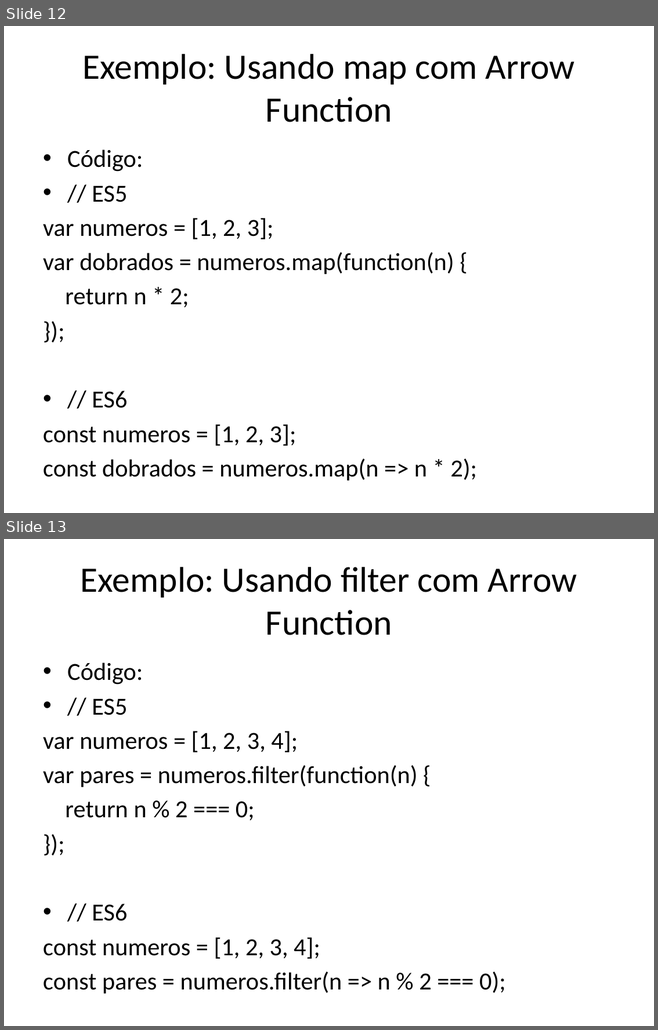
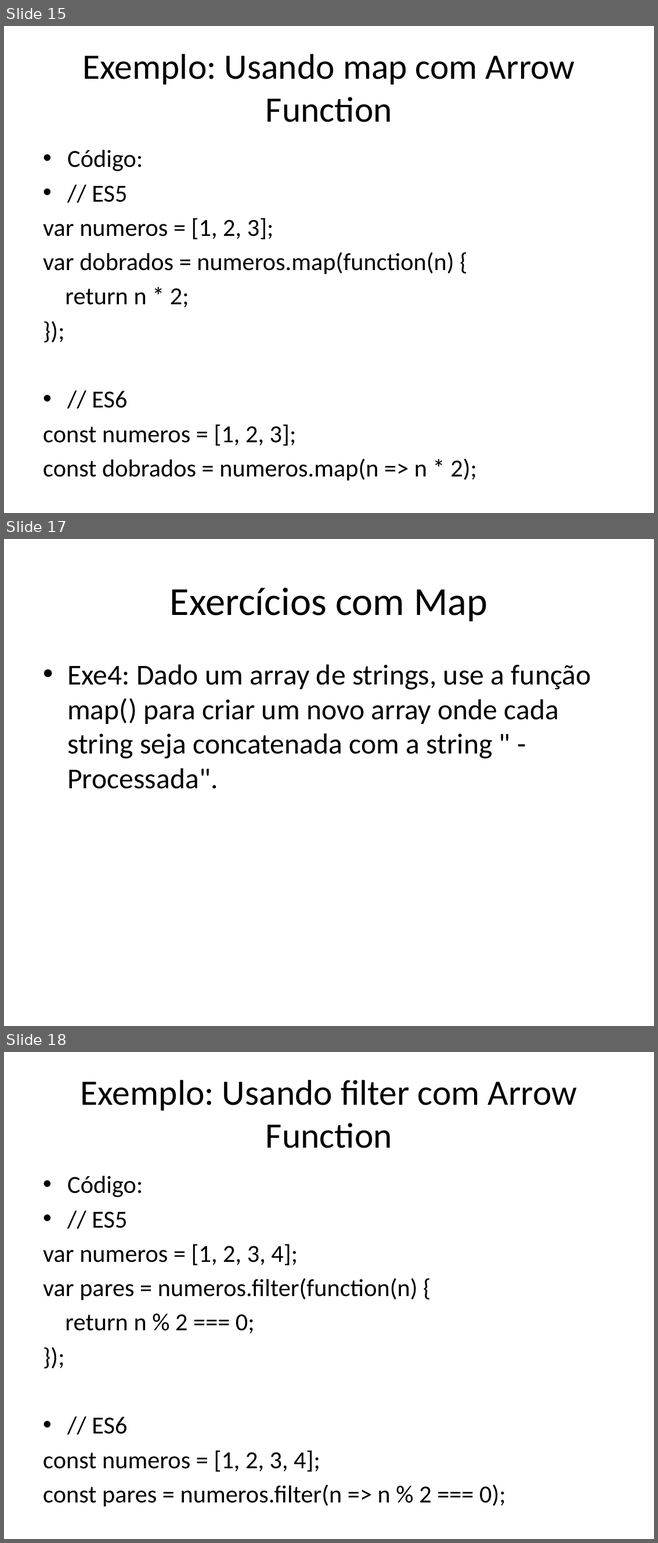
Before and after one commit to dfpires/progcomp2-2024b, a slide deck: ES5e6.pptx. Shown one above the other, each under a label of ours: slides 12 and 13 before the commit, slides 15, 17 and 18 after it; the slides between them are not shown. The pictures are 658x1030 and 658x1543 pixels, drawn with LibreOffice and Linux fonts; fonts in the diff are those of the drawing. Boxes give left, top, right and bottom in pixels: in the first picture for what was removed or moved away, otherwise in the second. Text is boxed around its words. In the diff, an @@ line names an element or a change of style, - is before the commit and + after.

```diff
--- a/ES5e6.pptx
+++ b/ES5e6.pptx
@@ slide 17 added at box(4, 539, 654, 1026), background #FFFFFF @@
@@ title added at box(170, 588, 487, 621), 44 pt, text #000000 @@
+Exercícios com Map
@@ text added at box(67, 664, 591, 789), 32 pt, text #000000 @@
+• Exe4: Dado um array de strings, use a função map() para criar um novo array onde cada string seja concatenada com a string " - Processada".
@@ what was slide 12 is now slide 15 @@
@@ what was slide 13 is now slide 18 @@
```
Also in this commit, not shown: 2 slides changed, 8 other slides added.
